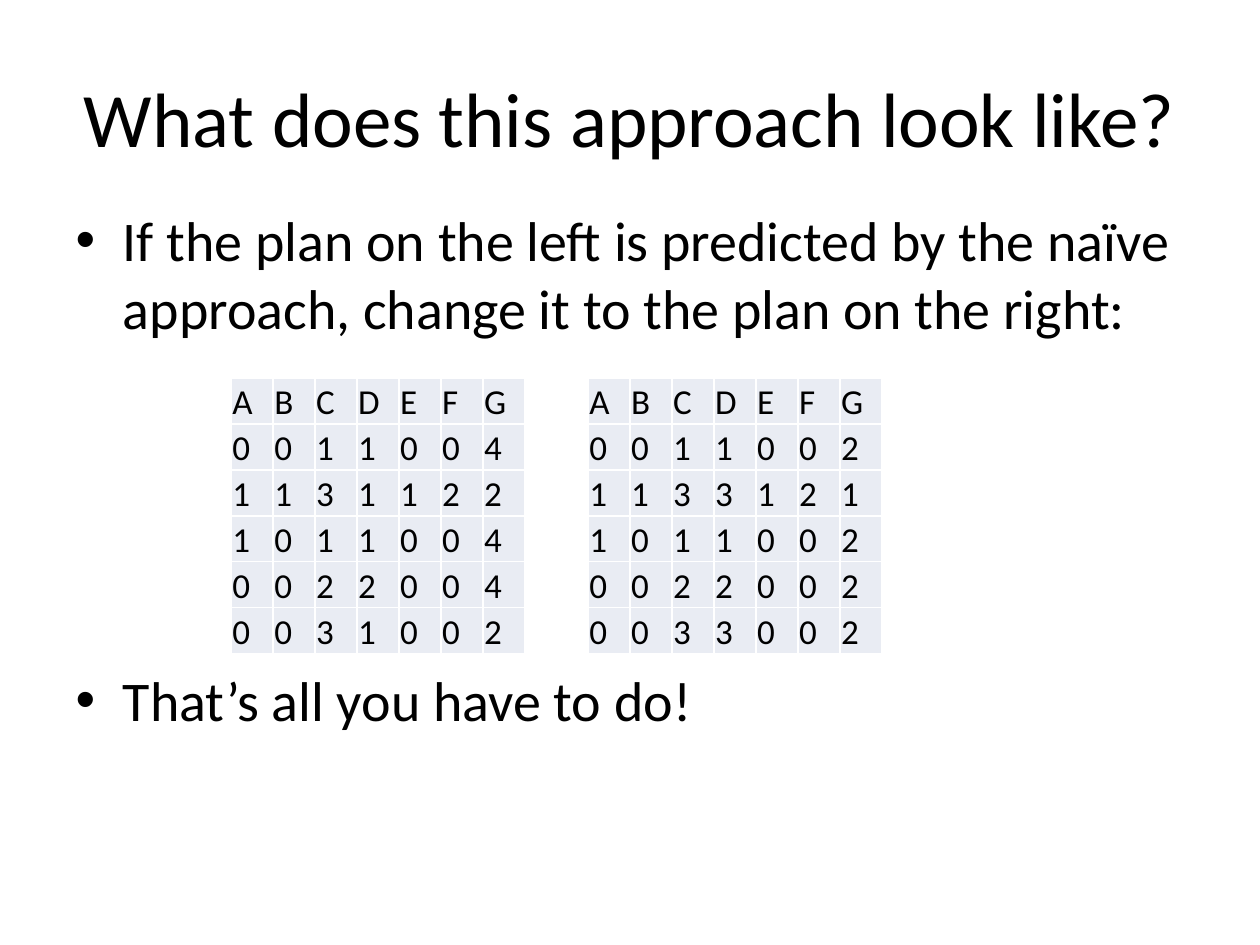
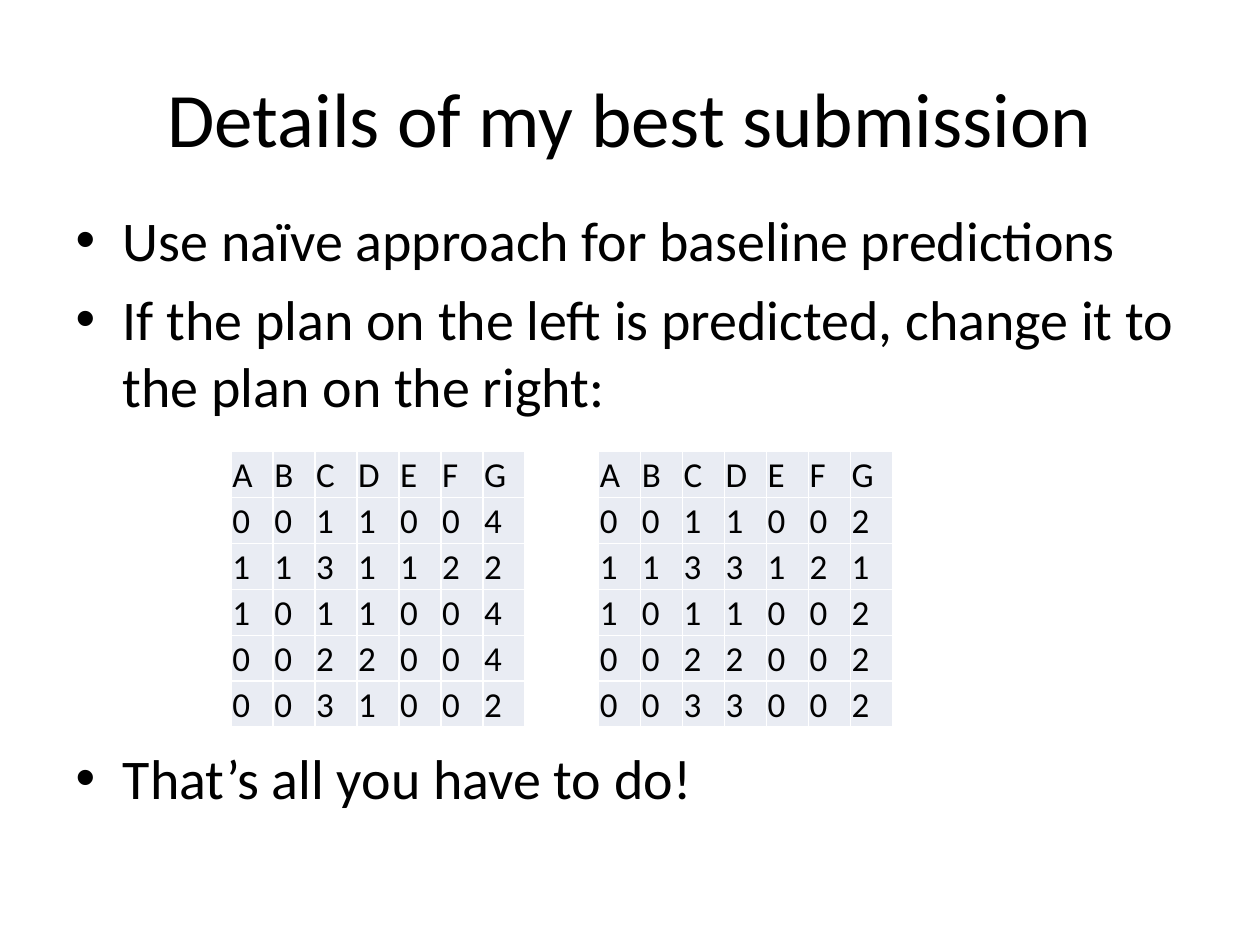
Before and after one commit to justmarkham/kaggle-allstate, a slide deck: slide 32 of allstate-presentation.pptx. Drawn at 1260x945 pixels with LibreOffice and Linux fonts; fonts in the diff are those of the drawing. Boxes give left, top, right and bottom in pixels: in the first picture for what was removed or moved away, otherwise in the second. Text is boxed around its words. In the diff, an @@ line names an element or a change of style, - is before the commit and + after.

```diff
--- a/allstate-presentation.pptx
+++ b/allstate-presentation.pptx
@@ title at [168,93,1091,160]: text changed @@
-What does this approach look like?
+Details of my best submission
@@ text at [123,222,1173,417]: text changed @@
-• If the plan on the left is predicted by the naïve approach, change it to the plan on the right:
+• Use naïve approach for baseline predictions
+• If the plan on the left is predicted, change it to the plan on the right:
@@ table: place and size @@
-table at [231,378,522,654]
+table at [231,451,522,727]
@@ table: place and size @@
-table at [588,378,879,654]
+table at [598,451,890,727]
```
Also in this commit, not shown: 2 other slides changed, 1 other file.
